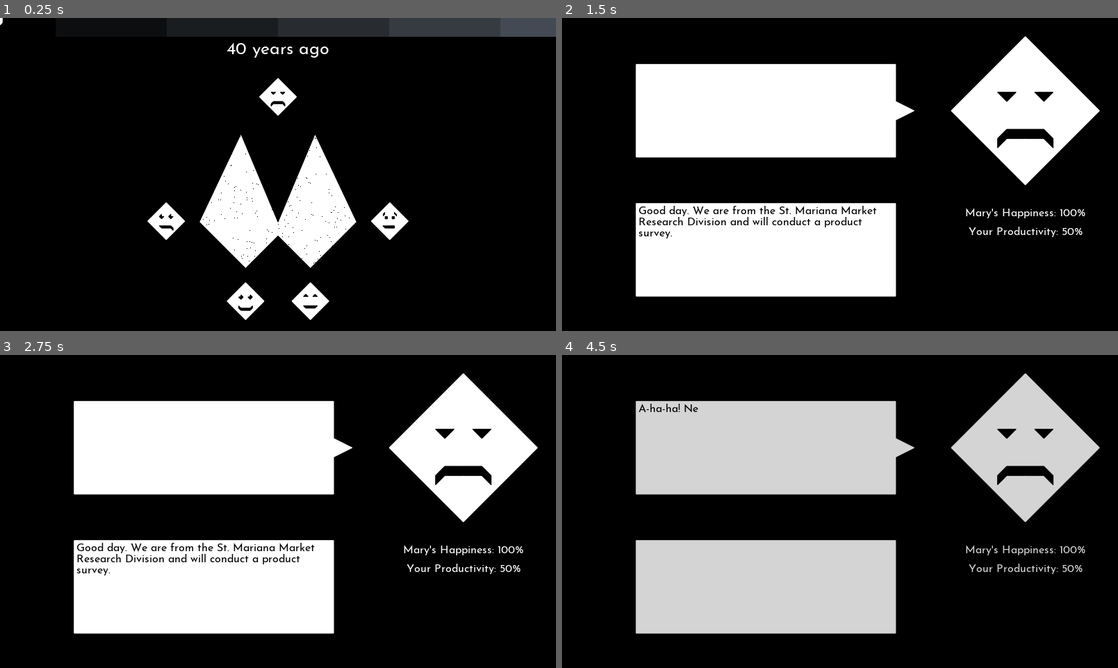
Above: before the commit, frames 1-4 (two rows, left to right).
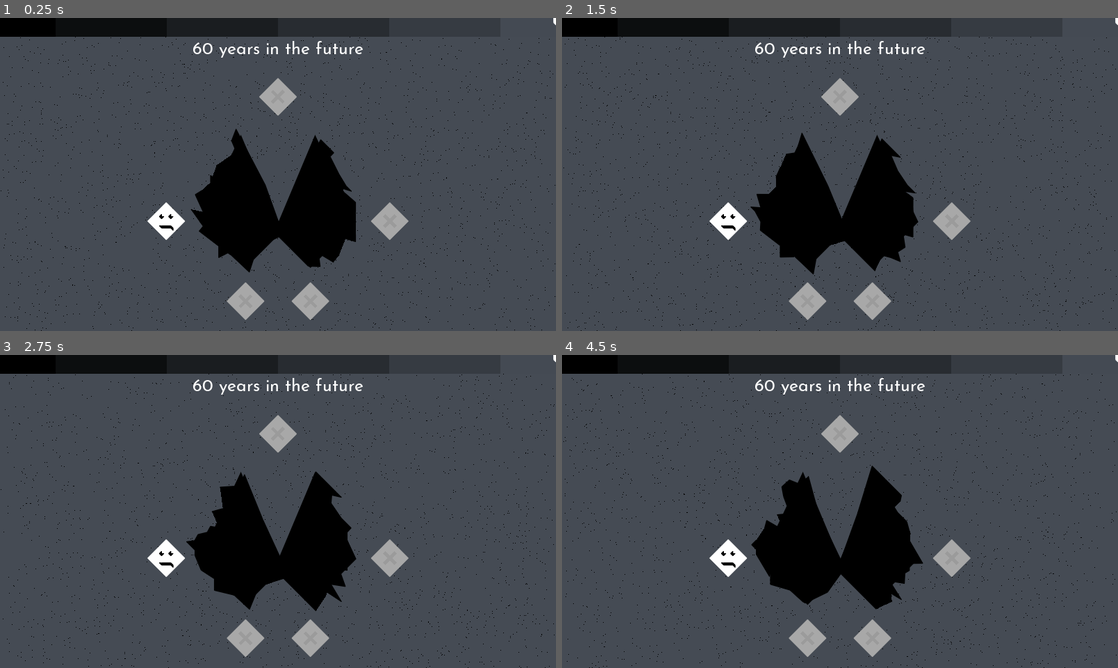
Above: after the commit, the same moments.

Repository: TidB/a-survey-in-a-small-town
Game: Godot game, scene res://start.tscn
Two runs of this game, one before a commit and one after it. Both use one fixed random seed, a clock stepped at 60 frames per second and the inputs below.
Inputs (mouse positions are in pixels of both pictures, inside the frame that each line leads up to):
- Up to frame 1 (0.25 s): no input
- Up to frame 2 (1.5 s): move the mouse to (840, 96) at 0.52 s; click (840, 96) at 0.67 s; move the mouse to (1023, 111) at 1.27 s; click (1023, 111) at 1.42 s
- Up to frame 3 (2.75 s): move the mouse to (333, 442) at 2.02 s; click (333, 442) at 2.17 s
- Up to frame 4 (4.5 s): move the mouse to (812, 574) at 2.77 s; click (812, 574) at 2.92 s; move the mouse to (1006, 558) at 3.52 s; click (1006, 558) at 3.67 s; move the mouse to (673, 464) at 4.27 s; click (673, 464) at 4.42 s

The runs differ from the first frame. In frame 1, 92% of the frame differs, in the area x 0-100%, y 0-100%; in frame 2, 94%; in frame 3, 94%; in frame 4, 95%.

Commit message:
Implemented wind change, done interviews, more choices maybe

Diff:
--- a/Global.gd
+++ b/Global.gd
@@ -8,41 +8,48 @@
 		'offset': -40,
 		'name': '40 years ago',
 		'avail': [Person.Mary, Person.Alison, Person.Emily, Person.Alex, Person.Nelly],
-		'rift': []
+		'rift': [],
+		'wind': [0, 0, 0],
 	},
 	{
 		'offset': -25,
 		'name': '25 years ago',
 		'avail': [Person.Mary, Person.Alex, Person.Emily, Person.Nelly],
-		'rift': []
+		'rift': [],
+		'wind': [0, 0, 0],
 	},
 	{
 		'offset': 0,
 		'name': 'Today',
 		'avail': [Person.Alex, Person.Emily, Person.Nelly],
-		'rift': ['Small']
+		'rift': ['Small'],
+		'wind': [1000, -5, 1],
 	},
 	{
 		'offset': 5,
 		'name': '5 years in the future',
 		'avail': [Person.Emily, Person.Nelly],
-		'rift': ['Medium']
+		'rift': ['Medium'],
+		'wind': [2500, -10, 1.25],
 	},
 	{
 		'offset': 20,
 		'name': '20 years in the future',
 		'avail': [Person.Emily, Person.Nelly],
-		'rift': ['Large']
+		'rift': ['Large'],
+		'wind': [7500, -20, 1.5],
 	},
 	{
 		'offset': 60,
 		'name': '60 years in the future',
 		'avail': [Person.Nelly],
-		'rift': ['Final', 'FinalBase']
+		'rift': ['Final', 'FinalBase'],
+		'wind': [20000, -20, 2],
 	},
 ]
 
 var choices = {}
+var picked = []
 
 var timelines = 6
 var current_time
--- a/person.gd
+++ b/person.gd
@@ -2,6 +2,7 @@
 
 export (Global.Person) var person setget set_person
 export (bool) var active setget set_active
+export (bool) var done setget set_done
 
 signal entered(name)
 signal exited(name)
@@ -23,6 +24,12 @@
 	$Faces/Unavailable.visible = not active
 	$Polygon2D.color = Color.white if active else Color.darkgray
 
+func set_done(value):
+	done = value
+	$Faces.get_node(name()).visible = active
+	$Faces/Done.visible = not active
+	$Polygon2D.color = Color.white if active else Color.darkgray
+
 func _on_person_input_event(viewport, event, shape_idx):
 	if (event is InputEventMouseButton && event.pressed && active):
 		emit_signal("clicked", self)
--- a/person.tscn
+++ b/person.tscn
@@ -133,6 +133,15 @@
 color = Color( 0.611765, 0.611765, 0.611765, 1 )
 polygon = PoolVector2Array( -24, -24, -16, -32, 0, -16, 16, -32, 24, -24, 8, -8, 24, 8, 16, 16, 0, 0, -16, 16, -24, 8, -8, -8 )
 
+[node name="Done" type="Node2D" parent="Faces"]
+visible = false
+
+[node name="Polygon2D" type="Polygon2D" parent="Faces/Done"]
+position = Vector2( -4, 8 )
+rotation = 0.785398
+color = Color( 0.611765, 0.611765, 0.611765, 1 )
+polygon = PoolVector2Array( -20, 24, -20, 12, -4, 12, -4, -44, 8, -44, 8, 24 )
+
 [connection signal="input_event" from="." to="." method="_on_person_input_event"]
 [connection signal="mouse_entered" from="." to="." method="_on_person_mouse_entered"]
 [connection signal="mouse_exited" from="." to="." method="_on_person_mouse_exited"]
--- a/start.gd
+++ b/start.gd
@@ -17,6 +17,7 @@
 	update_indicator(value)
 	update_avail(value)
 	update_rift(value)
+	update_wind(value)
 
 func update_label(value):
 	$Timeline/Label.text = Global.TIME_CONFIG[value]['name']
@@ -33,15 +34,30 @@
 
 func update_avail(value):
 	for person in $People.get_children():
-		person.active = person.person in Global.TIME_CONFIG[value]['avail']
+		if person.name() in Global.picked:
+			person.done = true
+		else:
+			person.active = person.person in Global.TIME_CONFIG[value]['avail']
 
 func update_rift(value):
 	for rift in $Rift.get_children():
 		rift.visible = rift.name in Global.TIME_CONFIG[value]['rift']
 
+func update_wind(value):
+	var amount = Global.TIME_CONFIG[value]['wind'][0]
+	if amount:
+		$Particles2D.emitting = true
+		$Particles2D.amount = amount
+	else:
+		$Particles2D.emitting = false
+	$Particles2D.process_material.radial_accel = Global.TIME_CONFIG[value]['wind'][1]
+	$Particles2D.process_material.scale = Global.TIME_CONFIG[value]['wind'][2]
+
 func _on_person_mouse_entered(person):
 	if person.active:
 		$Helper/Selection.text = "Interview " + person.name()
+	elif person.done:
+		$Helper/Selection.text = "Interview done"
 	else:
 		$Helper/Selection.text = "Interviewee unavailable"
 
@@ -49,4 +65,8 @@
 	$Helper/Selection.text = ""
 
 func _on_person_mouse_clicked(person):
+	if person.name() == "Alex" and Global.picked[-1] == "Nelly":
+		Global.choices["-25nellyVisitedBeforeAlex"] = 1
+	Global.picked.append(person.name())
+
 	Global.switch_to_interview(person.person)
--- a/start.tscn
+++ b/start.tscn
@@ -76,7 +76,7 @@
 
 [node name="Node2D" type="Node2D"]
 script = ExtResource( 3 )
-start_time = 0
+start_time = 5
 
 [node name="Background" type="Polygon2D" parent="."]
 polygon = PoolVector2Array( 0, 0, 0, 1080, 1920, 1080, 1920, 0 )
